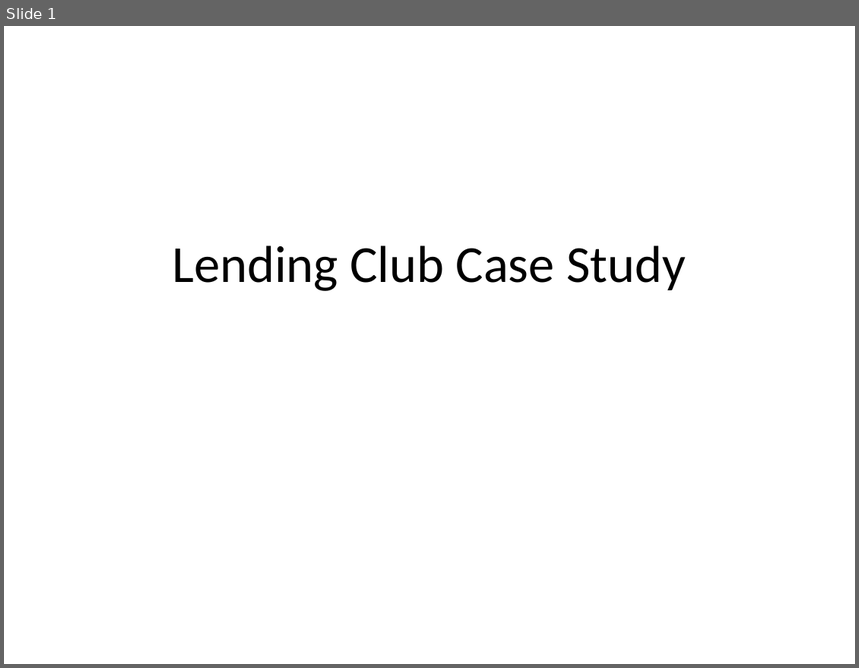
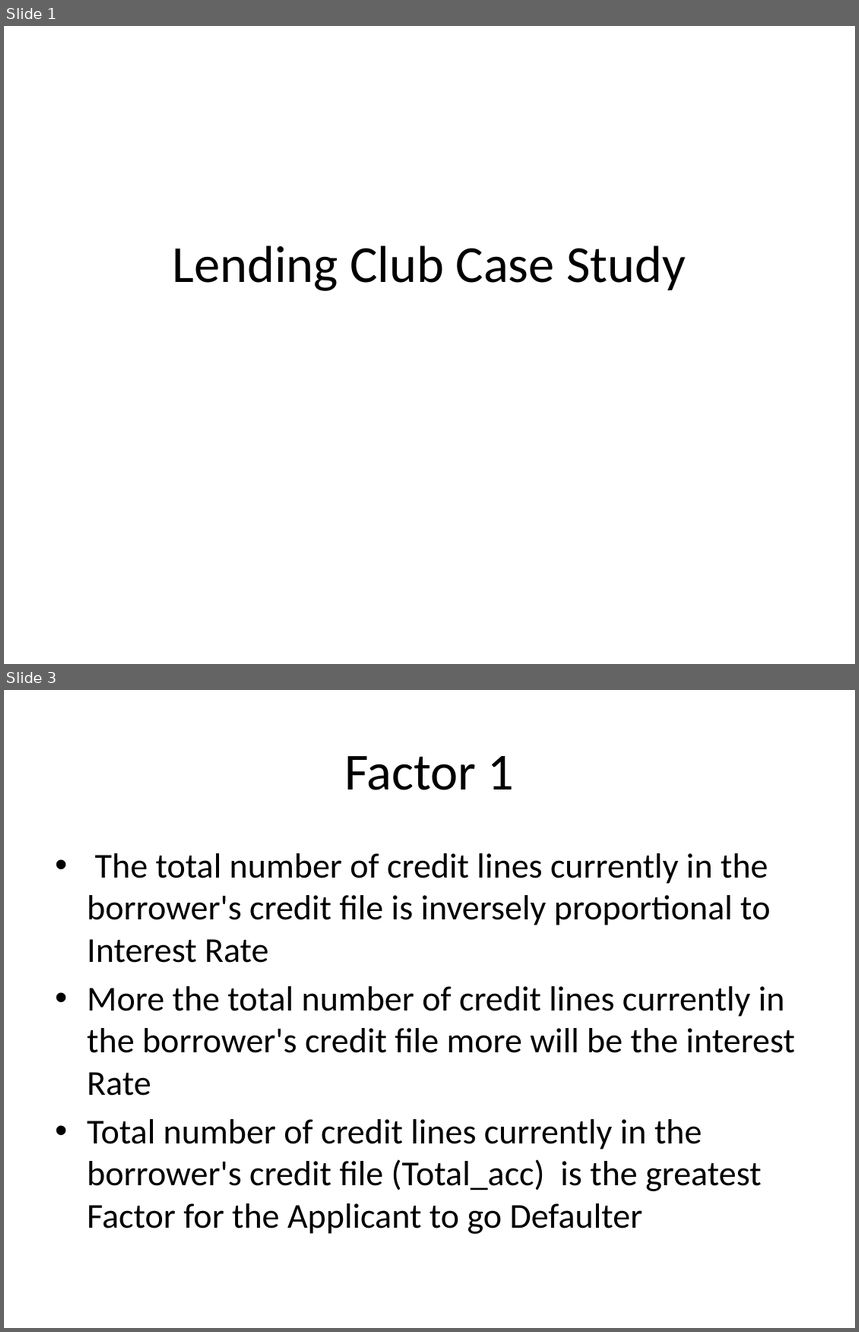
Before and after one commit to Gurupreet1111/LendingClubCaseStudy, a slide deck: Presentation.pptx. Shown one above the other, each under a label of ours: slide 1 before the commit, slides 1 and 3 after it; the slides between them are not shown. The pictures are 859x668 and 859x1332 pixels, drawn with LibreOffice and Linux fonts; fonts in the diff are those of the drawing. Boxes give left, top, right and bottom in pixels: in the first picture for what was removed or moved away, otherwise in the second. Text is boxed around its words. In the diff, an @@ line names an element or a change of style, - is before the commit and + after.

Commit message:
Added Graph and Concluded lines

```diff
--- a/Presentation.pptx
+++ b/Presentation.pptx
@@ slide 3 added at box(4, 690, 855, 1328), background #FFFFFF @@
@@ title added at box(344, 756, 515, 790), 44 pt, text #000000 @@
+Factor 1
@@ text added at box(87, 853, 795, 1234), 29.6 pt, text #000000 @@
+• The total number of credit lines currently in the borrower's credit file is inversely proportional to Interest Rate
+• More the total number of credit lines currently in the borrower's credit file more will be the interest Rate
+• Total number of credit lines currently in the borrower's credit file (Total_acc) is the greatest Factor for the Applicant to go Defaulter
```
Also in this commit, not shown: 18 other slides added.
